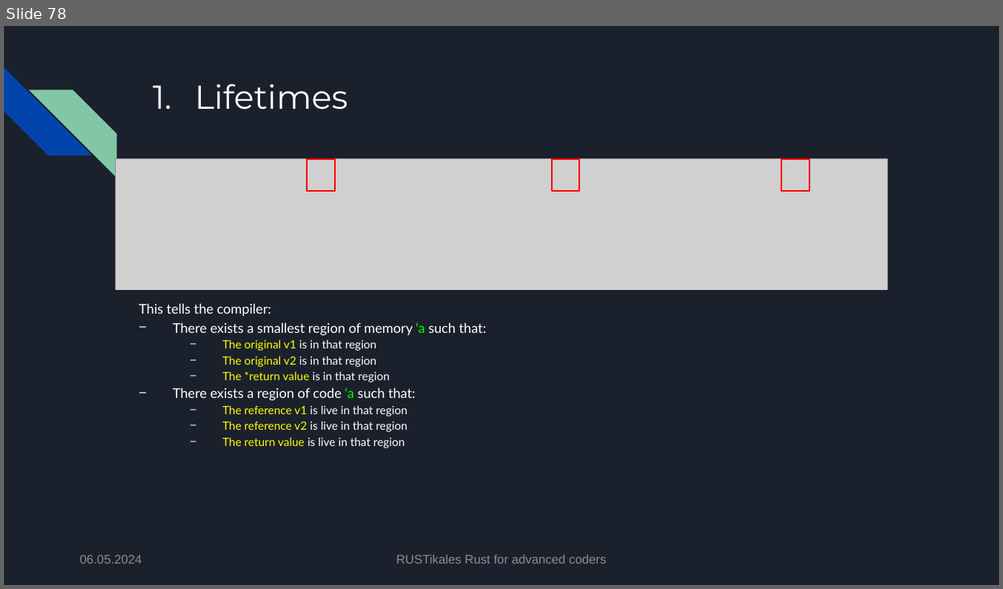
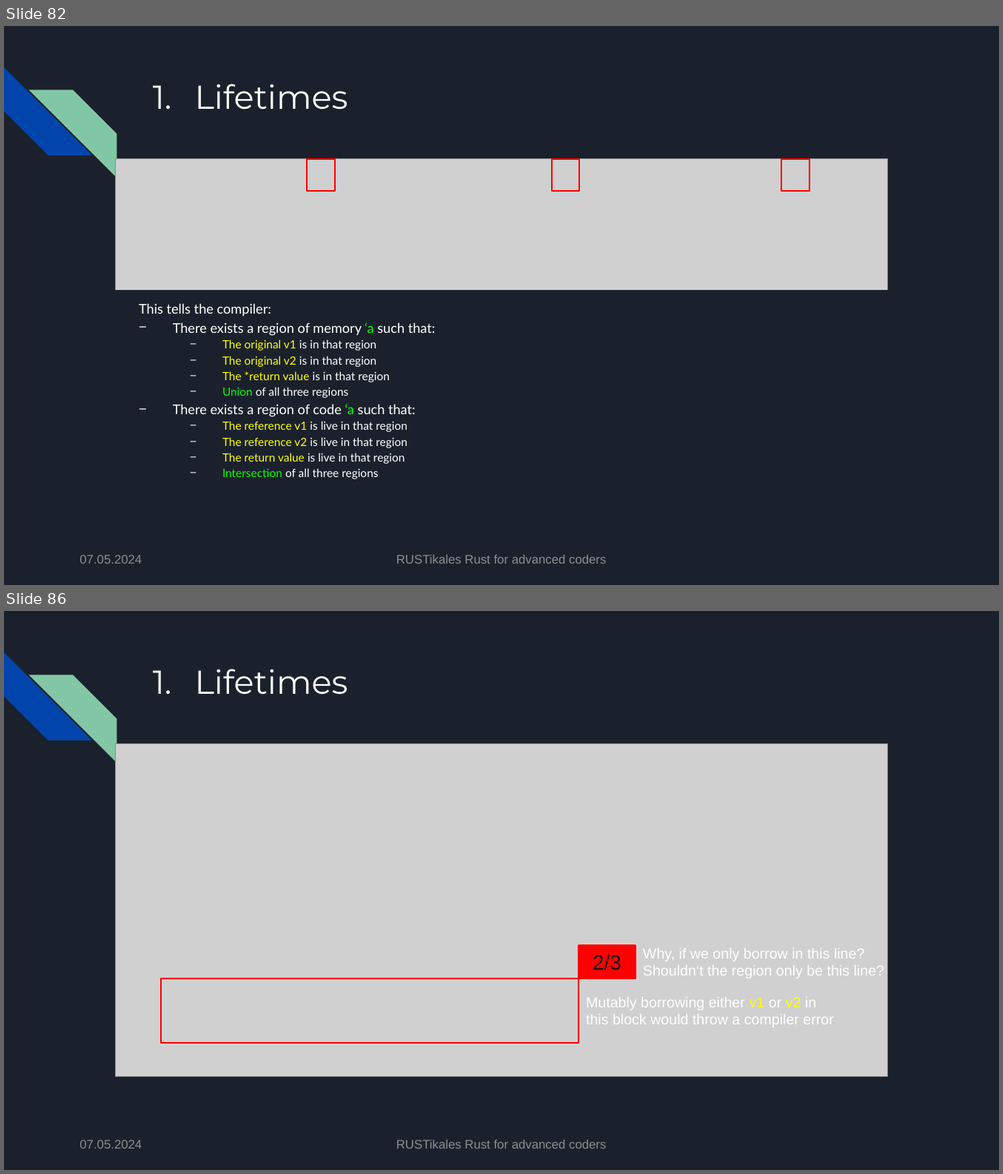
Before and after one commit to pfhaupt/progkurs, a slide deck: rust-advanced/02 - Lifetimes/02 - original.pptx. Shown one above the other, each under a label of ours: slide 78 before the commit, slides 82 and 86 after it; the slides between them are not shown. The pictures are 1003x589 and 1003x1174 pixels, drawn with LibreOffice and Linux fonts; fonts in the diff are those of the drawing; grey boxes stand for pictures. Boxes give left, top, right and bottom in pixels: in the first picture for what was removed or moved away, otherwise in the second. Text is boxed around its words. In the diff, an @@ line names an element or a change of style, - is before the commit and + after.

Commit message:
[R-A-02] Hotfix slides
Some cleanups and better explanation, I noticed some heavy errors.

```diff
--- a/rust-advanced/02 - Lifetimes/02 - original.pptx
+++ b/rust-advanced/02 - Lifetimes/02 - original.pptx
@@ slide 86 added at (4, 611, 999, 1170), background #1B212C; not listed: 2 template elements that a slide beside it also shows @@
@@ title added at (195, 669, 348, 695), 32 pt, text #FFFFFF @@
+1. Lifetimes
@@ picture added at (115, 743, 888, 1076) @@
@@ rectangle added at (578, 946, 635, 979), fill #FF0000, outline #FF0000 1.5 pt, 20 pt, text #161616 @@
+2/3
@@ text added at (643, 948, 884, 979), 14 pt, text #FFFFFF @@
+Why, if we only borrow in this line?
+Shouldn‘t the region only be this line?
@@ rectangle added at (162, 979, 578, 1043), outline #FF0000 1.5 pt @@
@@ text added at (586, 997, 833, 1028), 14 pt, text #FFFFFF @@
+Mutably borrowing either v1 or v2 in this block would throw a compiler error
@@ text added at (79, 1140, 142, 1149), 12 pt, text #8D8D8F @@
+07.05.2024
@@ text added at (396, 1140, 606, 1149), 12 pt, text #8D8D8F @@
+RUSTikales Rust for advanced coders
@@ what was slide 78 is now slide 82 @@
@@ slide 82 changed as well @@
@@ text at (173, 323, 415, 414): text changed @@
-− There exists a smallest region of memory ‘a such that:
+− There exists a region of memory ‘a such that:
@@ text at (222, 387, 348, 398): paragraph added @@
+  − Union of all three regions
@@ text at (222, 469, 378, 480): paragraph added @@
+  − Intersection of all three regions
@@ text at (79, 555, 142, 564): text changed @@
-06.05.2024
+07.05.2024
```
Also in this commit, not shown: 128 other slides changed, 8 other slides added, 1 other file.
